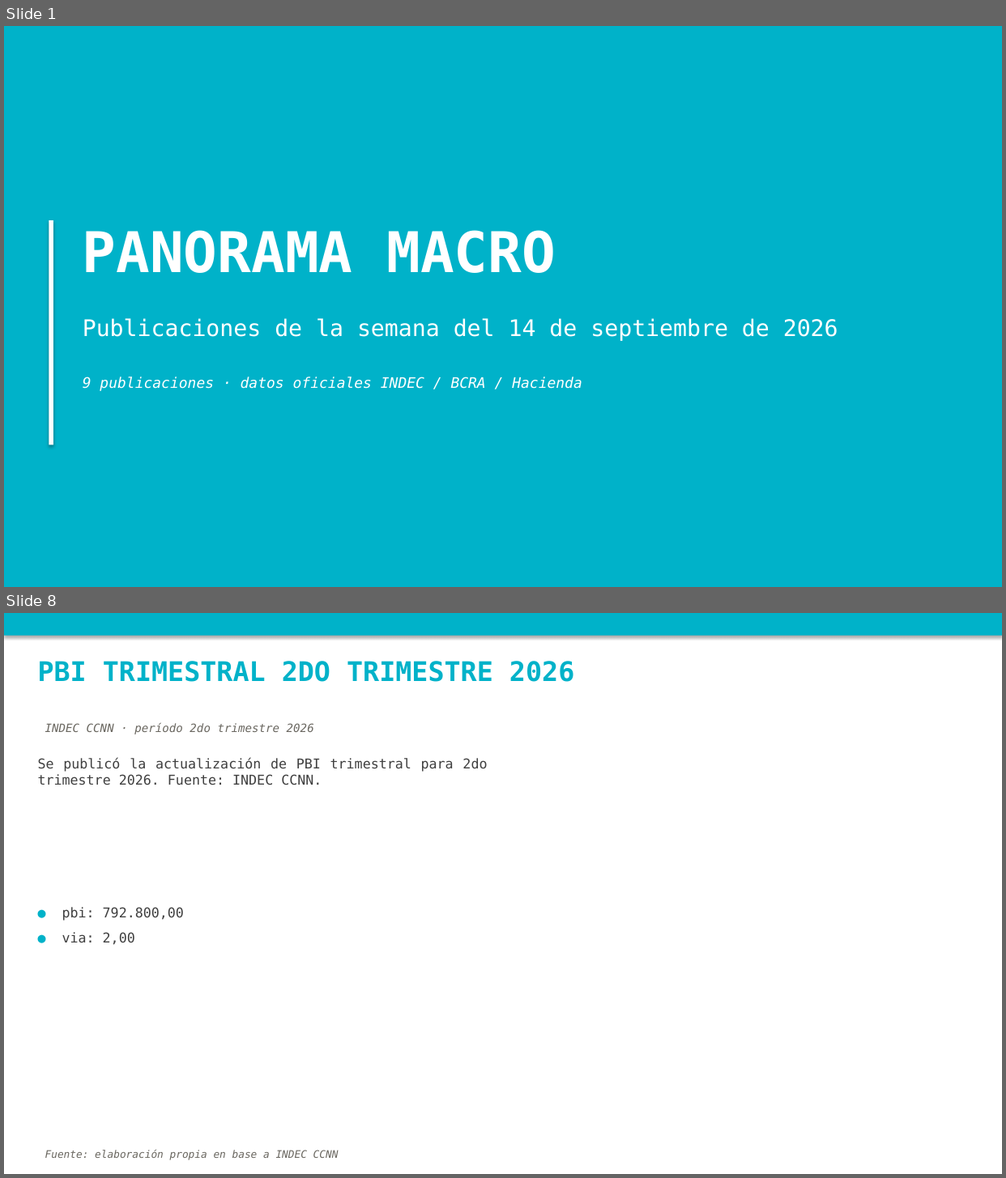
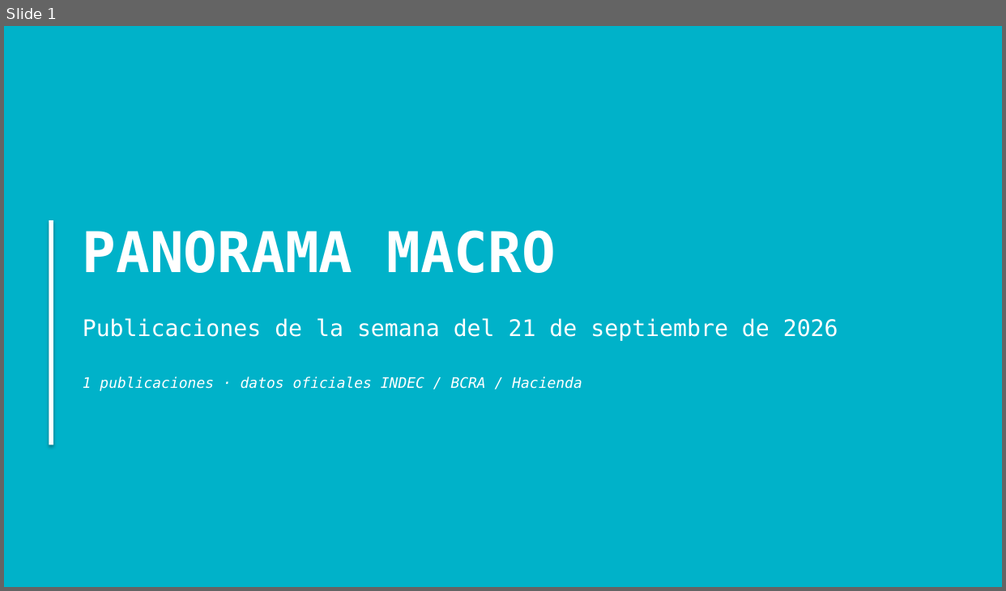
Before and after one commit to nwalovnik/boludos-ppt, a slide deck: publicaciones_semana.pptx. Shown one above the other, each under a label of ours: slides 1 and 8 before the commit, slide 1 after it; the slides between them are not shown. The pictures are 1006x1178 and 1006x591 pixels, drawn with LibreOffice and Linux fonts; fonts in the diff are those of the drawing. Boxes give left, top, right and bottom in pixels: in the first picture for what was removed or moved away, otherwise in the second. Text is boxed around its words. In the diff, an @@ line names an element or a change of style, - is before the commit and + after.

Commit message:
data: update 2026-09-22 ( data.json despidos.json scraper/historical_despidos.json publicaciones_semana.pptx rrii_brutas.xlsx)

```diff
--- a/publicaciones_semana.pptx
+++ b/publicaciones_semana.pptx
@@ slide 8 removed at <box>4,613,1002,1174</box>, background #FFFFFF @@
@@ rectangle removed at <box>4,613,1002,636</box> @@
@@ text removed at <box>38,661,574,682</box> @@
-PBI TRIMESTRAL 2DO TRIMESTRE 2026
@@ text removed at <box>45,723,314,735</box> @@
-INDEC CCNN · período 2do trimestre 2026
@@ text removed at <box>38,757,487,786</box> @@
-Se publicó la actualización de PBI trimestral para 2do trimestre 2026. Fuente: INDEC CCNN.
@@ text removed at <box>62,907,184,945</box> @@
-● pbi: 792.800,00
-● via: 2,00
@@ text removed at <box>45,1150,339,1161</box> @@
-Fuente: elaboración propia en base a INDEC CCNN
@@ slide 1 changed as well @@
@@ text at <box>83,318,838,341</box>: text changed @@
-Publicaciones de la semana del 14 de septiembre de 2026
+Publicaciones de la semana del 21 de septiembre de 2026
@@ text at <box>83,377,582,391</box>: text changed @@
-9 publicaciones · datos oficiales INDEC / BCRA / Hacienda
+1 publicaciones · datos oficiales INDEC / BCRA / Hacienda
```
Also in this commit, not shown: 1 other slide changed, 7 other slides removed, 4 other files.
